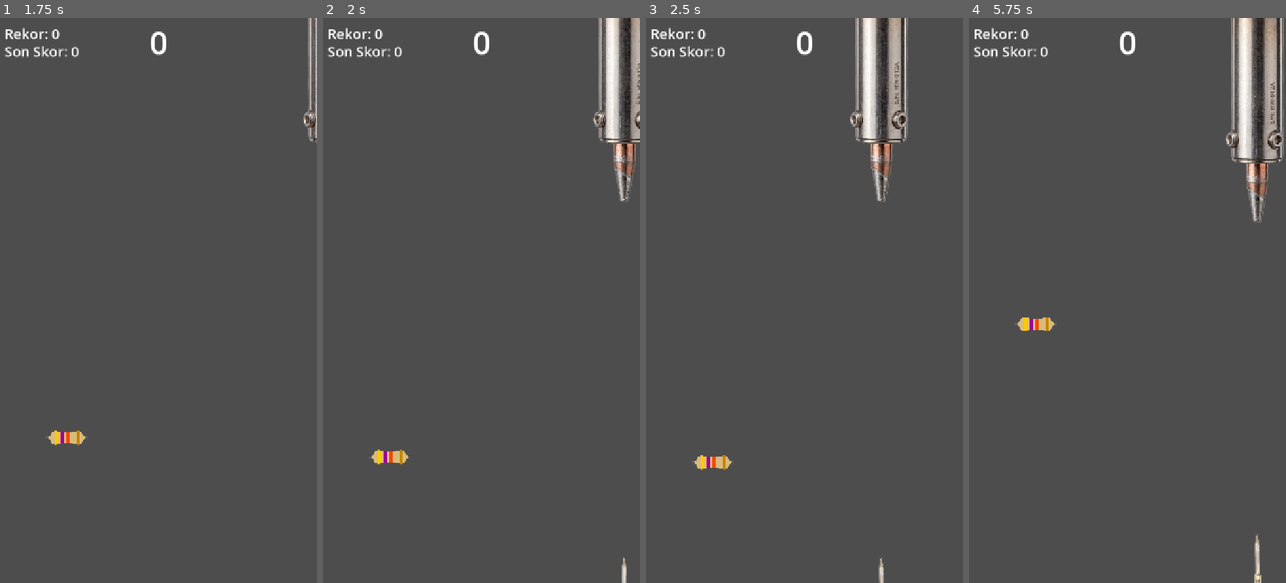
Above: before the commit, frames 1-4 (left to right).
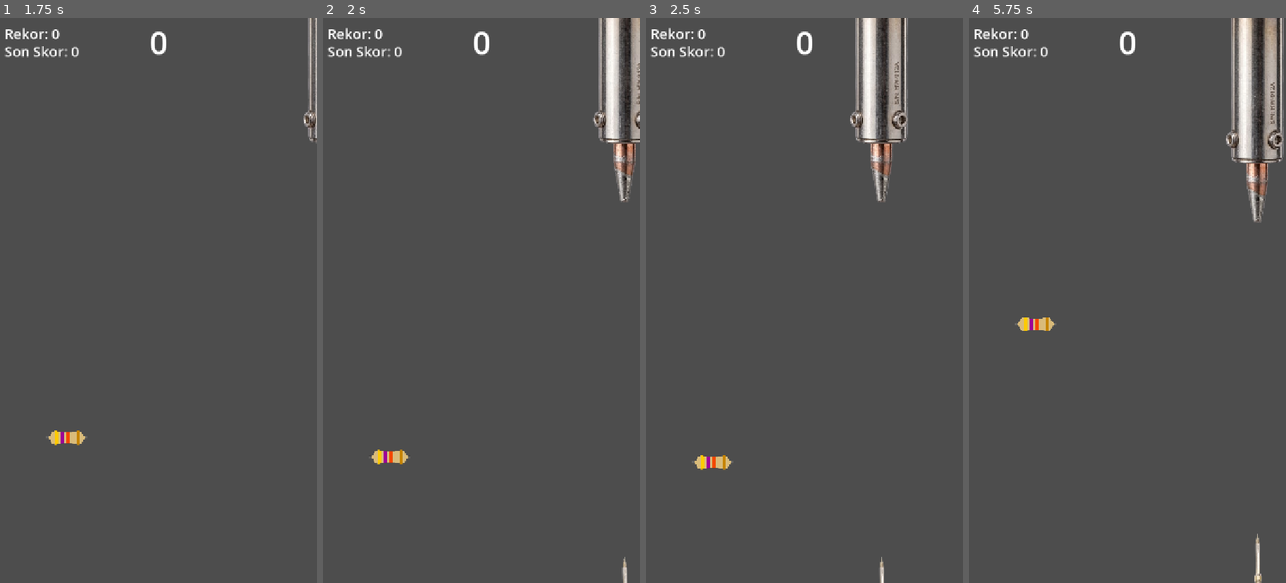
Above: after the commit, the same moments.

Repository: onuraltunbas/FlappyElectronics
Game: Godot game, scene res://Scenes/main_game.tscn
Two runs of this game, one before a commit and one after it. Both use one fixed random seed, a clock stepped at 60 frames per second and the inputs below.
Inputs (mouse positions are in pixels of both pictures, inside the frame that each line leads up to):
- Up to frame 1 (1.75 s): tap Enter at 0.5 s; move the mouse to (228, 272) at 0.52 s; click (228, 272) at 0.67 s; move the mouse to (95, 328) at 1.27 s; click (95, 328) at 1.42 s
- Up to frame 2 (2 s): no input
- Up to frame 3 (2.5 s): move the mouse to (836, 176) at 2.02 s; click (836, 176) at 2.17 s
- Up to frame 4 (5.75 s): move the mouse to (1111, 413) at 2.77 s; click (1111, 413) at 2.92 s; move the mouse to (1222, 385) at 3.52 s; click (1222, 385) at 3.67 s; move the mouse to (1032, 215) at 4.27 s; click (1032, 215) at 4.42 s; move the mouse to (1143, 300) at 5.02 s; click (1143, 300) at 5.17 s

Frame 1 is identical in both runs. In frame 2, less than 0.1% of the frame differs, in the area x 94-96%, y 95-100%; in frame 3, less than 0.1%; in frame 4, less than 0.1%, in the area x 89-93%, y 91-100%.

Commit message:
engel ayharlama

Diff:
--- a/flappy-electronics/Scenes/engel.tscn
+++ b/flappy-electronics/Scenes/engel.tscn
@@ -17,19 +17,15 @@
 script = ExtResource("1_rjwd6")
 
 [node name="SpriteAlt" type="Sprite2D" parent="." unique_id=1845639850]
-position = Vector2(-1, 526)
 texture = ExtResource("2_uqg5d")
 
 [node name="CollisionAlt" type="CollisionShape2D" parent="." unique_id=1799026853]
-position = Vector2(-0.5, 660.625)
 shape = SubResource("RectangleShape2D_v7t8f")
 
 [node name="SpriteUst" type="Sprite2D" parent="." unique_id=1659642400]
-position = Vector2(0, -650)
 texture = ExtResource("3_6762y")
 
 [node name="CollisionUst" type="CollisionShape2D" parent="." unique_id=967493641]
-position = Vector2(-0.5, -646.25)
 shape = SubResource("RectangleShape2D_5cvp1")
 
 [node name="Lazer" type="Area2D" parent="." unique_id=1638535688]
